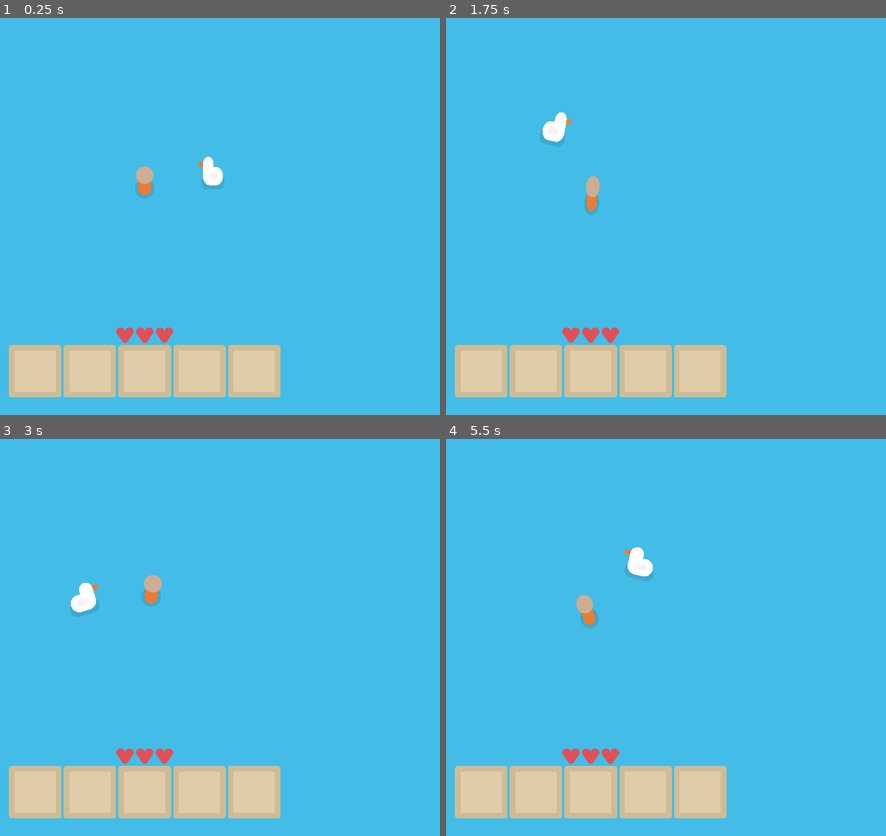
Above: before the commit, frames 1-4 (two rows, left to right).
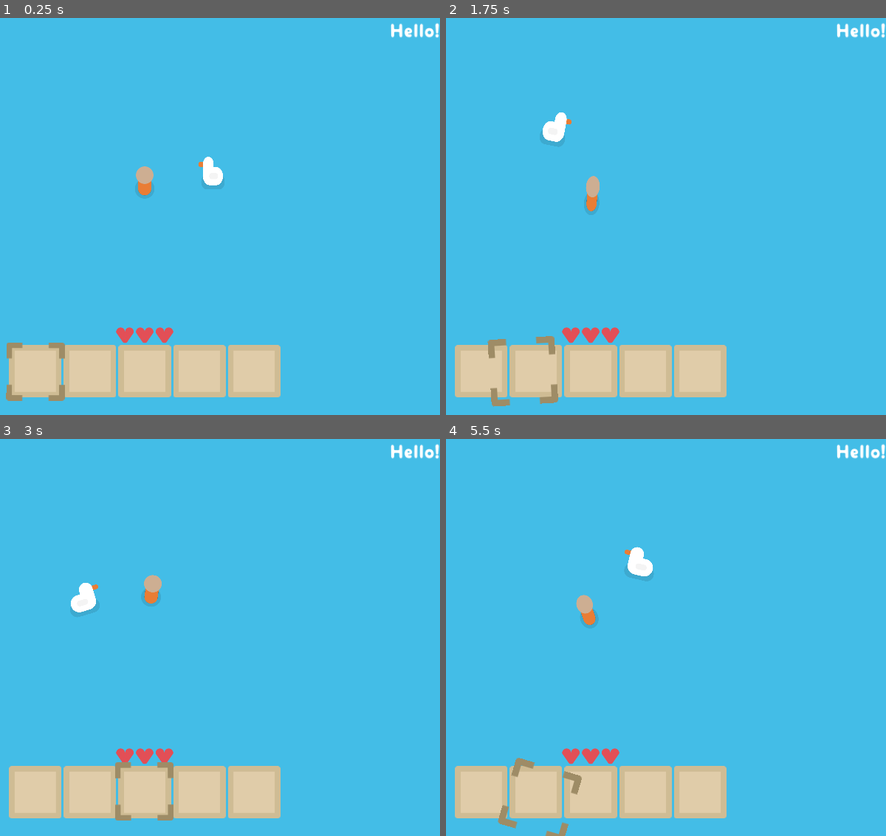
Above: after the commit, the same moments.

Repository: Large-Guy/Archipelinaut
Game: Godot game, scene res://scenes/game.tscn
Two runs of this game, one before a commit and one after it. Both use one fixed random seed, a clock stepped at 60 frames per second and the inputs below.
Inputs (mouse positions are in pixels of both pictures, inside the frame that each line leads up to):
- Up to frame 1 (0.25 s): no input
- Up to frame 2 (1.75 s): move the mouse to (718, 172) at 0.52 s; hold D (move_right) 0.53-1.28 s; click (718, 172) at 0.6 s; tap 1 at 0.8, 1.35 s; move the mouse to (472, 216) at 1.27 s; hold S (move_down) from 1.28 s (still down); tap 2 at 1.55 s
- Up to frame 3 (3 s): move the mouse to (202, 518) at 2.02 s; release S (move_down) at 2.03 s; hold D (move_right) 2.03-2.78 s; tap 2 at 2.1 s; tap 3 at 2.3, 2.85 s; move the mouse to (114, 704) at 2.77 s; hold W (move_up) from 2.78 s (still down)
- Up to frame 4 (5.5 s): tap 4 at 3.05, 3.6 s; move the mouse to (767, 681) at 3.52 s; release W (move_up) at 3.53 s; hold A (move_left) 3.53-5.03 s; tap 5 at 3.8, 4.35 s; move the mouse to (outside the picture) at 4.27 s; click (outside the picture) at 4.55 s; move the mouse to (622, 613) at 5.02 s; hold S (move_down) from 5.03 s (still down); click (622, 613) at 5.1 s; tap 1 at 5.3 s

The runs differ from the first frame. In frame 1, 0.6% of the frame differs, in the area x 1-100%, y 1-97%; in frame 2, 0.7%, in the area x 9-100%, y 1-98%; in frame 3, 0.6%; in frame 4, 0.7%.

Commit message:
Sound effect chains

Diff:
--- /dev/null
+++ b/graphics/materials/heart.tres
@@ -0,0 +1,7 @@
+[gd_resource type="ShaderMaterial" load_steps=2 format=3 uid="uid://5soqo7q7xy6d"]
+
+[ext_resource type="Shader" path="res://graphics/shaders/partition.gdshader" id="1_xxd3o"]
+
+[resource]
+shader = ExtResource("1_xxd3o")
+shader_parameter/percentage = 0.0
--- /dev/null
+++ b/graphics/shaders/partition.gdshader
@@ -0,0 +1,45 @@
+shader_type canvas_item;
+
+uniform float percentage: hint_range(0.0, 1.0) = 0.5;
+
+void vertex() {
+	// Called for every vertex the material is visible on.
+}
+
+float atan2(vec2 uv) {
+	float x = uv.x;
+	float y = uv.y;
+    if (x > 0.0) {
+        return atan(y / x);
+    } else if (x < 0.0 && y >= 0.0) {
+        return atan(y / x) + 3.14159265359;
+    } else if (x < 0.0 && y < 0.0) {
+        return atan(y / x) - 3.14159265359;
+    } else if (x == 0.0 && y != 0.0) {
+        return (y > 0.0 ? 1.57079632679 : -1.57079632679);
+    }
+    return 0.0; // When x == 0 and y == 0
+}
+
+void fragment() {
+	vec2 centered = normalize(UV - vec2(0.5));
+
+	float angle = atan2(centered) + PI / 2.0;
+
+	if(angle > TAU) {
+		angle -= TAU;
+	}
+	else if(angle < 0.0) {
+		angle += TAU;
+	}
+
+	if(angle < percentage * TAU)
+	{
+		COLOR = vec4(0);
+	}
+}
+
+//void light() {
+	// Called for every pixel for every light affecting the CanvasItem.
+	// Uncomment to replace the default light processing function with this one.
+//}
--- a/graphics/ui_themes/main.tres
+++ b/graphics/ui_themes/main.tres
@@ -4,3 +4,4 @@
 
 [resource]
 default_font = ExtResource("1_c0l8w")
+default_font_size = 32
--- a/project.godot
+++ b/project.godot
@@ -32,6 +32,10 @@
 
 project/assembly_name="Archipelinaut"
 
+[gui]
+
+theme/custom="res://graphics/ui_themes/main.tres"
+
 [input]
 
 move_right={
--- a/scenes/prefabs/entities/player.tscn
+++ b/scenes/prefabs/entities/player.tscn
@@ -7,6 +7,7 @@
 [ext_resource type="AudioStream" uid="uid://crnfueg8vtqea" path="res://audio/sfx/footsteps/grass-02.wav" id="5_u3lee"]
 [ext_resource type="AudioStream" uid="uid://443wd2nr76hi" path="res://audio/sfx/footsteps/grass-03.wav" id="6_h0wgv"]
 [ext_resource type="AudioStream" uid="uid://06277iygc8lr" path="res://audio/sfx/footsteps/grass-04.wav" id="7_h8jos"]
+[ext_resource type="AudioStream" uid="uid://b1x34tpl36268" path="res://audio/sfx/hitsounds/player_hit.ogg" id="8_jf0x1"]
 [ext_resource type="AudioStream" uid="uid://c1iqdp56s4s5t" path="res://audio/sfx/footsteps/grass-05.wav" id="8_w4kri"]
 [ext_resource type="AudioStream" uid="uid://bjjhhcbba2vfv" path="res://audio/sfx/footsteps/grass-06.wav" id="9_4be38"]
 
@@ -19,6 +20,11 @@
 stream_3/stream = ExtResource("7_h8jos")
 stream_4/stream = ExtResource("8_w4kri")
 stream_5/stream = ExtResource("9_4be38")
+
+[sub_resource type="AudioStreamRandomizer" id="AudioStreamRandomizer_6qwnb"]
+random_pitch = 1.2
+streams_count = 1
+stream_0/stream = ExtResource("8_jf0x1")
 
 [sub_resource type="Animation" id="Animation_qd8gl"]
 length = 0.001
@@ -151,6 +157,7 @@
 animation_idle_speed_scale = 1.0
 health = 12
 footsteps = SubResource("AudioStreamRandomizer_877xn")
+hurt = SubResource("AudioStreamRandomizer_6qwnb")
 
 [node name="Sprite" type="Node2D" parent="."]
 position = Vector2(0, -10.5998)
--- a/scenes/prefabs/worldgen/flint.tscn
+++ b/scenes/prefabs/worldgen/flint.tscn
@@ -80,7 +80,6 @@
 table = ExtResource("10_pxaha")
 
 [node name="Hearts" type="HFlowContainer" parent="."]
-modulate = Color(0.957351, 0.335498, 0.366978, 1)
 top_level = true
 offset_left = -528.0
 offset_top = -67.0
--- a/scenes/prefabs/worldgen/tree.tscn
+++ b/scenes/prefabs/worldgen/tree.tscn
@@ -11,6 +11,7 @@
 [ext_resource type="Script" path="res://scripts/drops.gd" id="10_d1gna"]
 [ext_resource type="Texture2D" uid="uid://dximly534w0r1" path="res://graphics/images/shadow.png" id="10_sfm2j"]
 [ext_resource type="Resource" uid="uid://thx7mni6iiqe" path="res://loot_tables/palm_tree.tres" id="11_usdvm"]
+[ext_resource type="Script" path="res://scripts/health_display.gd" id="12_m85fm"]
 
 [sub_resource type="AudioStreamRandomizer" id="AudioStreamRandomizer_7ptwa"]
 random_pitch = 1.2
@@ -31,7 +32,7 @@
 y_sort_enabled = true
 script = ExtResource("1_jt62e")
 is_static = true
-health = 7
+health = 8
 hurt = SubResource("AudioStreamRandomizer_7ptwa")
 
 [node name="Trunk" type="Line2D" parent="."]
@@ -60,6 +61,16 @@
 script = ExtResource("10_d1gna")
 table = ExtResource("11_usdvm")
 
+[node name="Hearts" type="HFlowContainer" parent="."]
+top_level = true
+offset_left = -528.0
+offset_top = 33.0
+offset_right = 552.0
+offset_bottom = 65.0
+alignment = 1
+script = ExtResource("12_m85fm")
+heart_size = 64
+
 [connection signal="on_damage_no_args" from="." to="Trunk" method="_apply_random_force" binds= [50.0]]
 [connection signal="on_death_no_args" from="." to="." method="destroy_self"]
 [connection signal="on_death_no_args" from="." to="loot" method="drop"]
--- a/scenes/ui.tscn
+++ b/scenes/ui.tscn
@@ -1,10 +1,13 @@
-[gd_scene load_steps=6 format=3 uid="uid://6a7hpl85oyqj"]
-
+[gd_scene load_steps=9 format=3 uid="uid://6a7hpl85oyqj"]
+
+[ext_resource type="Script" path="res://scripts/inventory_ui.gd" id="1_as28b"]
 [ext_resource type="Texture2D" uid="uid://cardqf5ors8ha" path="res://graphics/images/ui/slot.png" id="1_nwq8m"]
 [ext_resource type="Theme" uid="uid://yiivvkgaiam3" path="res://graphics/ui_themes/main.tres" id="2_l1mrl"]
+[ext_resource type="Texture2D" uid="uid://bakhi5heq40h5" path="res://graphics/images/ui/selector.png" id="2_ma6ik"]
 [ext_resource type="Texture2D" uid="uid://dacnb58o0t4xp" path="res://graphics/images/items/flint.png" id="3_cn5j3"]
 [ext_resource type="Script" path="res://scripts/item_slot.gd" id="3_kba6j"]
 [ext_resource type="Script" path="res://scripts/health_display.gd" id="5_2got1"]
+[ext_resource type="Script" path="res://scripts/notifications_ui.gd" id="8_ekvu6"]
 
 [node name="UILayer" type="CanvasLayer"]
 follow_viewport_enabled = true
@@ -19,17 +22,25 @@
 size_flags_horizontal = 3
 size_flags_vertical = 3
 
-[node name="CurrentHeld" type="Label" parent="UI"]
+[node name="Inventory" type="Control" parent="UI" node_paths=PackedStringArray("selector", "slots")]
+anchors_preset = 0
+offset_right = 40.0
+offset_bottom = 40.0
+script = ExtResource("1_as28b")
+selector = NodePath("Selector")
+slots = NodePath("Slots")
+
+[node name="CurrentHeld" type="Label" parent="UI/Inventory"]
 layout_mode = 1
 anchors_preset = 7
 anchor_left = 0.5
 anchor_top = 1.0
 anchor_right = 0.5
 anchor_bottom = 1.0
-offset_left = -200.0
-offset_top = -195.0
-offset_right = 200.0
-offset_bottom = -162.0
+offset_left = 320.0
+offset_top = 575.0
+offset_right = 720.0
+offset_bottom = 608.0
 grow_horizontal = 2
 grow_vertical = 0
 theme = ExtResource("2_l1mrl")
@@ -37,228 +48,237 @@
 horizontal_alignment = 1
 vertical_alignment = 1
 
-[node name="Inventory" type="HFlowContainer" parent="UI"]
+[node name="Slots" type="HFlowContainer" parent="UI/Inventory"]
 layout_mode = 1
 anchors_preset = 7
 anchor_left = 0.5
 anchor_top = 1.0
 anchor_right = 0.5
 anchor_bottom = 1.0
-offset_left = -540.0
-offset_top = -128.0
-offset_right = 540.0
-offset_bottom = -32.0
+offset_left = -20.0
+offset_top = 642.0
+offset_right = 1060.0
+offset_bottom = 738.0
 grow_horizontal = 2
 grow_vertical = 0
 size_flags_vertical = 6
 alignment = 1
 
-[node name="Slot1" type="TextureRect" parent="UI/Inventory"]
-custom_minimum_size = Vector2(96, 96)
-layout_mode = 2
-texture = ExtResource("1_nwq8m")
-script = ExtResource("3_kba6j")
-
-[node name="Texture" type="TextureRect" parent="UI/Inventory/Slot1"]
-layout_mode = 1
-anchors_preset = 8
-anchor_left = 0.5
-anchor_top = 0.5
-anchor_right = 0.5
-anchor_bottom = 0.5
-offset_left = -32.0
-offset_top = -32.0
-offset_right = 32.0
-offset_bottom = 32.0
-grow_horizontal = 2
-grow_vertical = 2
-texture = ExtResource("3_cn5j3")
-
-[node name="Count" type="Label" parent="UI/Inventory/Slot1"]
-layout_mode = 1
-anchors_preset = 8
-anchor_left = 0.5
-anchor_top = 0.5
-anchor_right = 0.5
-anchor_bottom = 0.5
-offset_left = -2.0
-offset_top = 5.0
-offset_right = 38.0
-offset_bottom = 38.0
-grow_horizontal = 2
-grow_vertical = 2
-theme = ExtResource("2_l1mrl")
-theme_override_font_sizes/font_size = 32
-text = "99"
-horizontal_alignment = 2
-vertical_alignment = 2
-
-[node name="Slot2" type="TextureRect" parent="UI/Inventory"]
+[node name="Slot1" type="TextureRect" parent="UI/Inventory/Slots"]
+custom_minimum_size = Vector2(96, 96)
+layout_mode = 2
+texture = ExtResource("1_nwq8m")
+script = ExtResource("3_kba6j")
+
+[node name="Texture" type="TextureRect" parent="UI/Inventory/Slots/Slot1"]
+layout_mode = 1
+anchors_preset = 8
+anchor_left = 0.5
+anchor_top = 0.5
+anchor_right = 0.5
+anchor_bottom = 0.5
+offset_left = -32.0
+offset_top = -32.0
+offset_right = 32.0
+offset_bottom = 32.0
+grow_horizontal = 2
+grow_vertical = 2
+texture = ExtResource("3_cn5j3")
+
+[node name="Count" type="Label" parent="UI/Inventory/Slots/Slot1"]
+layout_mode = 1
+anchors_preset = 8
+anchor_left = 0.5
+anchor_top = 0.5
+anchor_right = 0.5
+anchor_bottom = 0.5
+offset_left = -2.0
+offset_top = 5.0
+offset_right = 38.0
+offset_bottom = 38.0
+grow_horizontal = 2
+grow_vertical = 2
+theme = ExtResource("2_l1mrl")
+theme_override_font_sizes/font_size = 32
+text = "99"
+horizontal_alignment = 2
+vertical_alignment = 2
+
+[node name="Slot2" type="TextureRect" parent="UI/Inventory/Slots"]
 custom_minimum_size = Vector2(96, 96)
 layout_mode = 2
 texture = ExtResource("1_nwq8m")
 script = ExtResource("3_kba6j")
 renders_slot = 1
 
-[node name="Texture" type="TextureRect" parent="UI/Inventory/Slot2"]
-layout_mode = 1
-anchors_preset = 8
-anchor_left = 0.5
-anchor_top = 0.5
-anchor_right = 0.5
-anchor_bottom = 0.5
-offset_left = -32.0
-offset_top = -32.0
-offset_right = 32.0
-offset_bottom = 32.0
-grow_horizontal = 2
-grow_vertical = 2
-texture = ExtResource("3_cn5j3")
-
-[node name="Count" type="Label" parent="UI/Inventory/Slot2"]
-layout_mode = 1
-anchors_preset = 8
-anchor_left = 0.5
-anchor_top = 0.5
-anchor_right = 0.5
-anchor_bottom = 0.5
-offset_left = -2.0
-offset_top = 5.0
-offset_right = 38.0
-offset_bottom = 38.0
-grow_horizontal = 2
-grow_vertical = 2
-theme = ExtResource("2_l1mrl")
-theme_override_font_sizes/font_size = 32
-text = "99"
-horizontal_alignment = 2
-vertical_alignment = 2
-
-[node name="Slot3" type="TextureRect" parent="UI/Inventory"]
+[node name="Texture" type="TextureRect" parent="UI/Inventory/Slots/Slot2"]
+layout_mode = 1
+anchors_preset = 8
+anchor_left = 0.5
+anchor_top = 0.5
+anchor_right = 0.5
+anchor_bottom = 0.5
+offset_left = -32.0
+offset_top = -32.0
+offset_right = 32.0
+offset_bottom = 32.0
+grow_horizontal = 2
+grow_vertical = 2
+texture = ExtResource("3_cn5j3")
+
+[node name="Count" type="Label" parent="UI/Inventory/Slots/Slot2"]
+layout_mode = 1
+anchors_preset = 8
+anchor_left = 0.5
+anchor_top = 0.5
+anchor_right = 0.5
+anchor_bottom = 0.5
+offset_left = -2.0
+offset_top = 5.0
+offset_right = 38.0
+offset_bottom = 38.0
+grow_horizontal = 2
+grow_vertical = 2
+theme = ExtResource("2_l1mrl")
+theme_override_font_sizes/font_size = 32
+text = "99"
+horizontal_alignment = 2
+vertical_alignment = 2
+
+[node name="Slot3" type="TextureRect" parent="UI/Inventory/Slots"]
 custom_minimum_size = Vector2(96, 96)
 layout_mode = 2
 texture = ExtResource("1_nwq8m")
 script = ExtResource("3_kba6j")
 renders_slot = 2
 
-[node name="Texture" type="TextureRect" parent="UI/Inventory/Slot3"]
-layout_mode = 1
-anchors_preset = 8
-anchor_left = 0.5
-anchor_top = 0.5
-anchor_right = 0.5
-anchor_bottom = 0.5
-offset_left = -32.0
-offset_top = -32.0
-offset_right = 32.0
-offset_bottom = 32.0
-grow_horizontal = 2
-grow_vertical = 2
-texture = ExtResource("3_cn5j3")
-
-[node name="Count" type="Label" parent="UI/Inventory/Slot3"]
-layout_mode = 1
-anchors_preset = 8
-anchor_left = 0.5
-anchor_top = 0.5
-anchor_right = 0.5
-anchor_bottom = 0.5
-offset_left = -2.0
-offset_top = 5.0
-offset_right = 38.0
-offset_bottom = 38.0
-grow_horizontal = 2
-grow_vertical = 2
-theme = ExtResource("2_l1mrl")
-theme_override_font_sizes/font_size = 32
-text = "99"
-horizontal_alignment = 2
-vertical_alignment = 2
-
-[node name="Slot4" type="TextureRect" parent="UI/Inventory"]
+[node name="Texture" type="TextureRect" parent="UI/Inventory/Slots/Slot3"]
+layout_mode = 1
+anchors_preset = 8
+anchor_left = 0.5
+anchor_top = 0.5
+anchor_right = 0.5
+anchor_bottom = 0.5
+offset_left = -32.0
+offset_top = -32.0
+offset_right = 32.0
+offset_bottom = 32.0
+grow_horizontal = 2
+grow_vertical = 2
+texture = ExtResource("3_cn5j3")
+
+[node name="Count" type="Label" parent="UI/Inventory/Slots/Slot3"]
+layout_mode = 1
+anchors_preset = 8
+anchor_left = 0.5
+anchor_top = 0.5
+anchor_right = 0.5
+anchor_bottom = 0.5
+offset_left = -2.0
+offset_top = 5.0
+offset_right = 38.0
+offset_bottom = 38.0
+grow_horizontal = 2
+grow_vertical = 2
+theme = ExtResource("2_l1mrl")
+theme_override_font_sizes/font_size = 32
+text = "99"
+horizontal_alignment = 2
+vertical_alignment = 2
+
+[node name="Slot4" type="TextureRect" parent="UI/Inventory/Slots"]
 custom_minimum_size = Vector2(96, 96)
 layout_mode = 2
 texture = ExtResource("1_nwq8m")
 script = ExtResource("3_kba6j")
 renders_slot = 3
 
-[node name="Texture" type="TextureRect" parent="UI/Inventory/Slot4"]
-layout_mode = 1
-anchors_preset = 8
-anchor_left = 0.5
-anchor_top = 0.5
-anchor_right = 0.5
-anchor_bottom = 0.5
-offset_left = -32.0
-offset_top = -32.0
-offset_right = 32.0
-offset_bottom = 32.0
-grow_horizontal = 2
-grow_vertical = 2
-texture = ExtResource("3_cn5j3")
-
-[node name="Count" type="Label" parent="UI/Inventory/Slot4"]
-layout_mode = 1
-anchors_preset = 8
-anchor_left = 0.5
-anchor_top = 0.5
-anchor_right = 0.5
-anchor_bottom = 0.5
-offset_left = -2.0
-offset_top = 5.0
-offset_right = 38.0
-offset_bottom = 38.0
-grow_horizontal = 2
-grow_vertical = 2
-theme = ExtResource("2_l1mrl")
-theme_override_font_sizes/font_size = 32
-text = "99"
-horizontal_alignment = 2
-vertical_alignment = 2
-
-[node name="Slot5" type="TextureRect" parent="UI/Inventory"]
+[node name="Texture" type="TextureRect" parent="UI/Inventory/Slots/Slot4"]
+layout_mode = 1
+anchors_preset = 8
+anchor_left = 0.5
+anchor_top = 0.5
+anchor_right = 0.5
+anchor_bottom = 0.5
+offset_left = -32.0
+offset_top = -32.0
+offset_right = 32.0
+offset_bottom = 32.0
+grow_horizontal = 2
+grow_vertical = 2
+texture = ExtResource("3_cn5j3")
+
+[node name="Count" type="Label" parent="UI/Inventory/Slots/Slot4"]
+layout_mode = 1
+anchors_preset = 8
+anchor_left = 0.5
+anchor_top = 0.5
+anchor_right = 0.5
+anchor_bottom = 0.5
+offset_left = -2.0
+offset_top = 5.0
+offset_right = 38.0
+offset_bottom = 38.0
+grow_horizontal = 2
+grow_vertical = 2
+theme = ExtResource("2_l1mrl")
+theme_override_font_sizes/font_size = 32
+text = "99"
+horizontal_alignment = 2
+vertical_alignment = 2
+
+[node name="Slot5" type="TextureRect" parent="UI/Inventory/Slots"]
 custom_minimum_size = Vector2(96, 96)
 layout_mode = 2
 texture = ExtResource("1_nwq8m")
 script = ExtResource("3_kba6j")
 renders_slot = 4
 
-[node name="Texture" type="TextureRect" parent="UI/Inventory/Slot5"]
-layout_mode = 1
-anchors_preset = 8
-anchor_left = 0.5
-anchor_top = 0.5
-anchor_right = 0.5
-anchor_bottom = 0.5
-offset_left = -32.0
-offset_top = -32.0
-offset_right = 32.0
-offset_bottom = 32.0
-grow_horizontal = 2
-grow_vertical = 2
-texture = ExtResource("3_cn5j3")
-
-[node name="Count" type="Label" parent="UI/Inventory/Slot5"]
-layout_mode = 1
-anchors_preset = 8
-anchor_left = 0.5
-anchor_top = 0.5
-anchor_right = 0.5
-anchor_bottom = 0.5
-offset_left = -2.0
-offset_top = 5.0
-offset_right = 38.0
-offset_bottom = 38.0
-grow_horizontal = 2
-grow_vertical = 2
-theme = ExtResource("2_l1mrl")
-theme_override_font_sizes/font_size = 32
-text = "99"
-horizontal_alignment = 2
-vertical_alignment = 2
+[node name="Texture" type="TextureRect" parent="UI/Inventory/Slots/Slot5"]
+layout_mode = 1
+anchors_preset = 8
+anchor_left = 0.5
+anchor_top = 0.5
+anchor_right = 0.5
+anchor_bottom = 0.5
+offset_left = -32.0
+offset_top = -32.0
+offset_right = 32.0
+offset_bottom = 32.0
+grow_horizontal = 2
+grow_vertical = 2
+texture = ExtResource("3_cn5j3")
+
+[node name="Count" type="Label" parent="UI/Inventory/Slots/Slot5"]
+layout_mode = 1
+anchors_preset = 8
+anchor_left = 0.5
+anchor_top = 0.5
+anchor_right = 0.5
+anchor_bottom = 0.5
+offset_left = -2.0
+offset_top = 5.0
+offset_right = 38.0
+offset_bottom = 38.0
+grow_horizontal = 2
+grow_vertical = 2
+theme = ExtResource("2_l1mrl")
+theme_override_font_sizes/font_size = 32
+text = "99"
+horizontal_alignment = 2
+vertical_alignment = 2
+
+[node name="Selector" type="TextureRect" parent="UI/Inventory"]
+z_index = 1
+layout_mode = 0
+offset_left = 292.0
+offset_top = 682.0
+offset_right = 398.0
+offset_bottom = 788.0
+pivot_offset = Vector2(53, 53)
+texture = ExtResource("2_ma6ik")
 
 [node name="Hearts" type="HFlowContainer" parent="UI"]
-modulate = Color(0.957351, 0.335498, 0.366978, 1)
 layout_mode = 0
 offset_top = 648.0
 offset_right = 1080.0
@@ -266,3 +286,24 @@
 alignment = 1
 script = ExtResource("5_2got1")
 player = true
+
+[node name="Notifications" type="Control" parent="UI"]
+layout_mode = 1
+anchors_preset = 3
+anchor_left = 1.0
+anchor_top = 1.0
+anchor_right = 1.0
+anchor_bottom = 1.0
+offset_left = -256.0
+offset_top = -720.0
+grow_horizontal = 0
+grow_vertical = 0
+script = ExtResource("8_ekvu6")
+
+[node name="Label" type="Label" parent="UI/Notifications"]
+layout_mode = 0
+offset_right = 256.0
+offset_bottom = 23.0
+theme = ExtResource("2_l1mrl")
+text = "Hello!"
+horizontal_alignment = 2
--- a/scripts/health_display.gd
+++ b/scripts/health_display.gd
@@ -2,15 +2,10 @@
 
 @export var player: bool
 @export var heart_size: int = 32
+@export var health_per_heart: int = 4
+@export var heart_color: Color = Color(0.957, 0.335, 0.367)
 
 var target_entity: CharacterBody2D
-
-var hearts: Array[Texture2D] = [
-	preload("res://graphics/images/ui/heart1-4.png"),
-	preload("res://graphics/images/ui/heart2-4.png"),
-	preload("res://graphics/images/ui/heart3-4.png"),
-	preload("res://graphics/images/ui/heart4-4.png")
-]
 
 var heart_nodes: Array[TextureRect]
 
@@ -23,12 +18,15 @@
 				target_entity = get_parent()
 		await get_tree().process_frame
 
-	var heart_count = ceil(float(target_entity.health) / 4)
+	var heart_count = ceil(float(target_entity.health) / health_per_heart)
 
 	for i in heart_count:
 		var heart = TextureRect.new()
 		heart.custom_minimum_size = Vector2(heart_size,heart_size)
 		heart.expand_mode = TextureRect.EXPAND_FIT_HEIGHT
+		heart.material = preload("res://graphics/materials/heart.tres").duplicate()
+		heart.texture = preload("res://graphics/images/ui/heart4-4.png")
+		heart.modulate = heart_color
 		add_child(heart)
 		heart_nodes.append(heart)
 
@@ -45,7 +43,7 @@
 		if cur_health == target_entity.health:
 			cur_health = 0
 
-	var heart_count = ceil(float(target_entity.health) / 4)
+	var heart_count = ceil(float(target_entity.health) / health_per_heart)
 	if heart_count != heart_nodes.size():
 		for heart in heart_nodes:
 			heart.queue_free()
@@ -54,15 +52,25 @@
 			var heart = TextureRect.new()
 			heart.custom_minimum_size = Vector2(heart_size,heart_size)
 			heart.expand_mode = TextureRect.EXPAND_FIT_HEIGHT
+			heart.material = preload("res://graphics/materials/heart.tres").duplicate()
+			heart.texture = preload("res://graphics/images/ui/heart4-4.png")
+			heart.modulate = heart_color
 			add_child(heart)
 			heart_nodes.append(heart)
 		size.y = heart_size
 
 	for h in heart_nodes.size():
 		# implement
-		var heart_index = int(clamp(cur_health - h * 4, 0, 4)) - 1
+		var heart_index = int(clamp(cur_health - h * health_per_heart, 0, health_per_heart)) - 1
 		if heart_index >= 0:
-			heart_nodes[h].texture = hearts[heart_index]
+			var target_percentage: float = float((health_per_heart - (heart_index + 1)))/float(health_per_heart)
+			var current_percentage: float = heart_nodes[h].material.get_shader_parameter("percentage")
+			heart_nodes[h].material.set_shader_parameter("percentage",lerp(current_percentage,target_percentage,20*delta))
+
+			var progress = (target_percentage - current_percentage)/(1.0/health_per_heart)
+
+			heart_nodes[h].modulate = lerp(heart_color,Color.WHITE,progress)
+
 			heart_nodes[h].visible = true
 		else:
 			heart_nodes[h].visible = false
--- a/scripts/inventory.gd
+++ b/scripts/inventory.gd
@@ -1,5 +1,6 @@
 extends Node
 
+var current_selected: int = 0
 var stacks: Array[ItemStack]
 
 func _ready():
--- /dev/null
+++ b/scripts/inventory_ui.gd
@@ -0,0 +1,36 @@
+extends Control
+
+@export var selector: TextureRect
+@export var slots: HFlowContainer
+@export var target_selector_size: float = 106
+
+var item_slots: Array[TextureRect]
+
+var s: float = 0
+
+func _ready():
+	item_slots.append_array(slots.get_children())
+	s = target_selector_size
+
+func _process(delta):
+	var offset = (selector.size.x - 96)/2
+	var target: Vector2 = item_slots[Inventory.current_selected].global_position - Vector2(offset,offset)
+	selector.global_position = selector.global_position.lerp(target,7*delta)
+
+	s = lerp(s,target_selector_size + clamp(selector.global_position.distance_to(target) / 2,0,20),20 * delta)
+	selector.size = Vector2(s,s)
+
+	selector.pivot_offset = selector.size / 2
+
+	selector.rotation_degrees = lerp(selector.rotation_degrees,(selector.global_position.x - target.x) * 0.1,10*delta)
+
+	if Input.is_key_label_pressed(KEY_1):
+		Inventory.current_selected = 0
+	if Input.is_key_label_pressed(KEY_2):
+		Inventory.current_selected = 1
+	if Input.is_key_label_pressed(KEY_3):
+		Inventory.current_selected = 2
+	if Input.is_key_label_pressed(KEY_4):
+		Inventory.current_selected = 3
+	if Input.is_key_label_pressed(KEY_5):
+		Inventory.current_selected = 4
--- a/scripts/item_object.gd
+++ b/scripts/item_object.gd
@@ -7,7 +7,7 @@
 func _ready():
 	await get_tree().process_frame
 	$Sprite.texture = item.sprite
-	velocity = Vector2(randf_range(-100,100),-150)
+	velocity = Vector2(randf_range(-200,200),-250)
 	physics()
 
 func physics():
@@ -17,7 +17,7 @@
 		$Sprite.position.y += velocity.y * get_physics_process_delta_time()
 		global_position.x += velocity.x * get_physics_process_delta_time()
 		velocity.x *= 0.98
-		velocity.y += 350*get_physics_process_delta_time()
+		velocity.y += 600*get_physics_process_delta_time()
 		await get_tree().physics_frame
 
 func _physics_process(delta):
@@ -26,4 +26,5 @@
 
 	if global_position.distance_to(Globals.player.global_position) < 48:
 		Inventory.add_item(item)
+		Sounds.play_pitch_chain(preload("res://audio/sfx/miscellaneous/item.wav"),0.2)
 		queue_free()
--- /dev/null
+++ b/scripts/notifications_ui.gd
@@ -0,0 +1 @@
+extends Control
--- a/scripts/sounds.gd
+++ b/scripts/sounds.gd
@@ -1,9 +1,33 @@
 extends Node
 
-func play(sound):
+var pitch_chains: Dictionary = {}
+
+func play(sound, randomize_pitch: float = 0):
 	var player = AudioStreamPlayer.new()
 	get_tree().current_scene.add_child(player)
 	player.stream = sound
+	player.pitch_scale = 1 + randf_range(-randomize_pitch,randomize_pitch)
 	player.play()
 	await player.finished
 	player.queue_free()
+
+func play_pitch_chain(sound, pitch_inc: float = 0.1):
+	var pitch = 1.0
+	if pitch_chains.has(sound):
+		pitch = pitch_chains[sound]
+		pitch_chains[sound] += pitch_inc
+	else:
+		pitch_chains[sound] = 1.0 + pitch_inc
+	var player = AudioStreamPlayer.new()
+	get_tree().current_scene.add_child(player)
+	player.stream = sound
+	player.pitch_scale = pitch
+	player.play()
+	await player.finished
+	player.queue_free()
+
+func _process(delta):
+	for sound in pitch_chains:
+		pitch_chains[sound] -= delta
+		if pitch_chains[sound] <= 1:
+			pitch_chains.erase(sound)
Not shown, added: audio/sfx/hitsounds/player_hit.ogg.import
Not shown: 1 places in scenes/prefabs/entities/player.tscn that only renumber resources
Not shown: 1 places in scenes/prefabs/worldgen/tree.tscn that only renumber resources
Not shown, added: audio/sfx/hitsounds/player_hit.ogg
